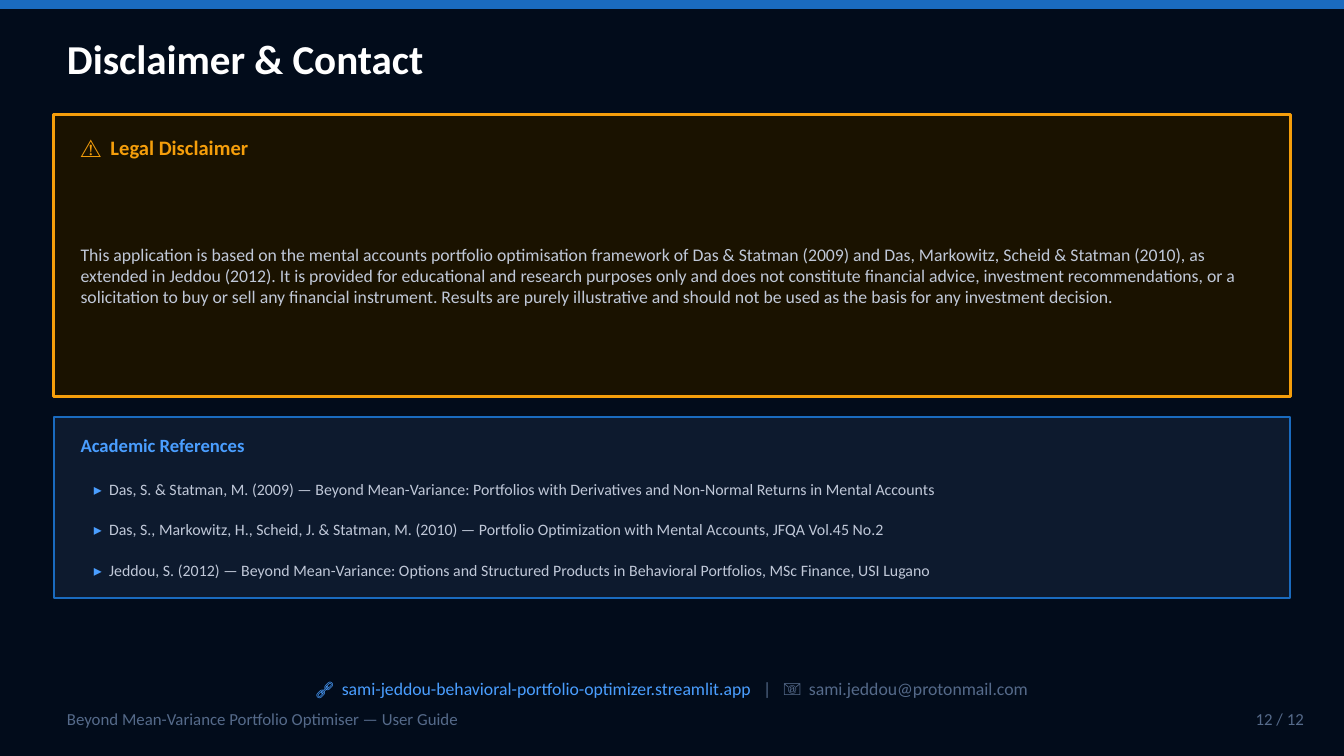
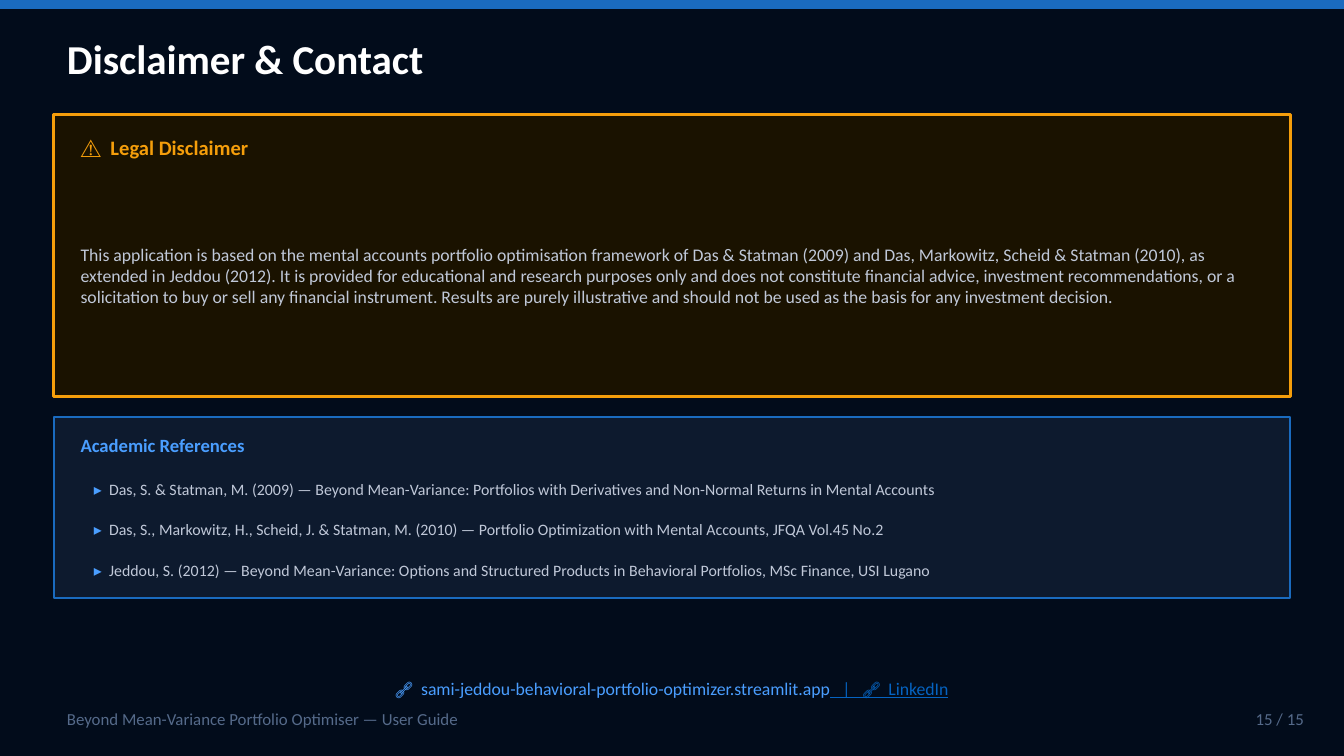
Before and after one commit to SamiJeddou/behavioral-portfolio-optimizer, a slide deck: slide 15 of userguide.pptx (slide 12 before the commit). Drawn at 1344x756 pixels with LibreOffice and Linux fonts; fonts in the diff are those of the drawing. Boxes give left, top, right and bottom in pixels: in the first picture for what was removed or moved away, otherwise in the second. Text is boxed around its words. In the diff, an @@ line names an element or a change of style, - is before the commit and + after.

```diff
--- a/userguide.pptx
+++ b/userguide.pptx
@@ text at (421,682,948,698): text changed @@
-🔗 sami-jeddou-behavioral-portfolio-optimizer.streamlit.app | 📧 sami.jeddou@protonmail.com
+🔗 sami-jeddou-behavioral-portfolio-optimizer.streamlit.app | 🔗 LinkedIn
@@ text at (1256,714,1304,725): text changed @@
-12 / 12
+15 / 15
```
Also in this commit, not shown: 10 other slides changed, 3 slides added, 2 other files.
